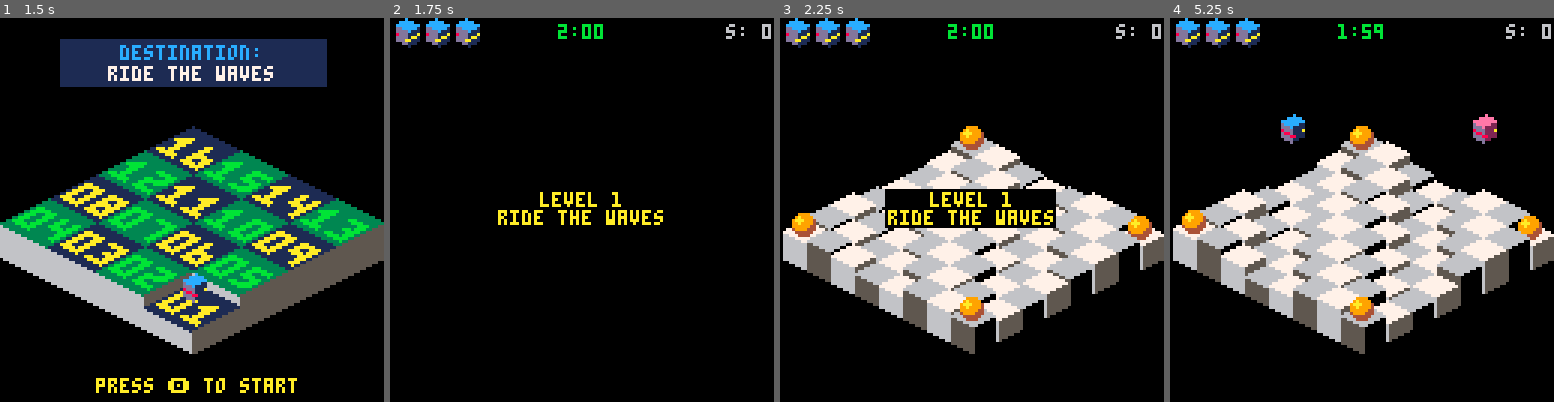
Above: before the commit, frames 1-4 (left to right).
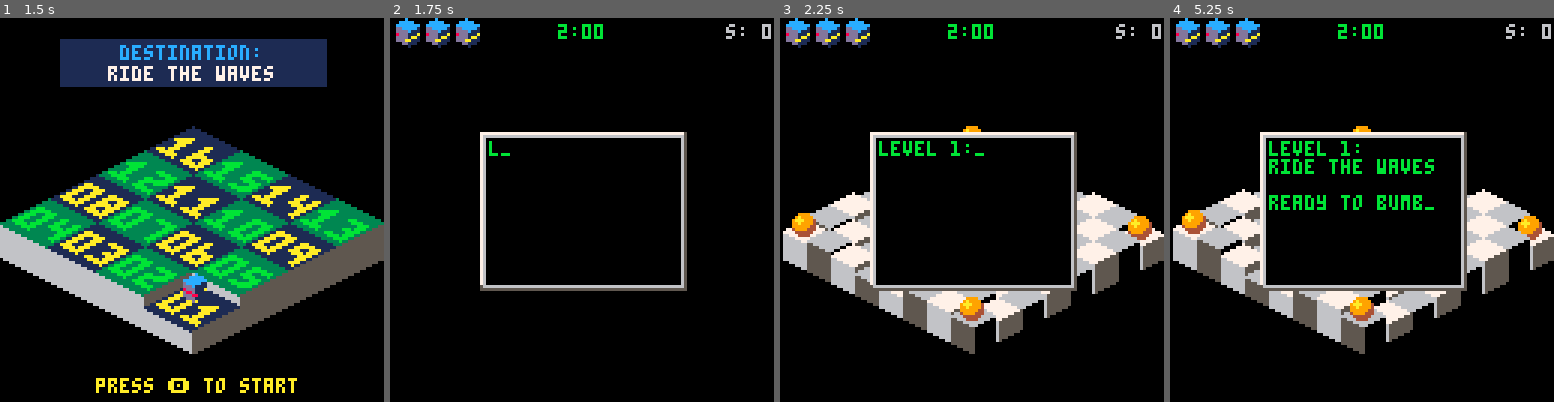
Above: after the commit, the same moments.

Repository: erwinbonsma/BumbleBotsPico8
Game: PICO-8 cartridge rolmops.p8
Two runs of this game, one before a commit and one after it. Both use one fixed random seed, a clock stepped at 60 frames per second and the inputs below.
Inputs:
- Up to frame 1 (1.5 s): tap O (Z key) at 0.7 s
- Up to frame 2 (1.75 s): hold Right from 1.6 s (still down); tap O (Z key) at 1.7 s
- Up to frame 3 (2.25 s): release Right at 2.1 s; tap O (Z key) at 2.1 s; hold Up from 2.15 s (still down)
- Up to frame 4 (5.25 s): release Up at 2.42 s; hold Right 2.47-3.03 s; tap O (Z key) every 0.4 s from 2.5 to 4.9 s; hold Left 3.08-3.58 s; hold Down 3.63-3.97 s; hold Right 4.02-4.68 s; hold Up 4.73-5.03 s; hold Left from 5.08 s (still down)

Frame 1 is identical in both runs. In frame 2, 4.0% of the frame differs, in the area x 23-78%, y 29-72%; in frame 3, 15%; in frame 4, 19%, in the area x 23-86%, y 1-72%.

Commit message:
Improved message box
The message box now resembles an old black/green terminal. Characters are slowly appearing and there's a cursor.

Diff:
--- a/rolmops.p8
+++ b/rolmops.p8
@@ -374,28 +374,61 @@
  printh(msg,"debug.txt")
 end
 
-function message_box(msgs)
- local maxlen=0
- foreach(
-  msgs,
-  function(msg)
-   maxlen=max(#msg,maxlen)
-  end
+function new_message_box()
+ local me={}
+
+ local msgs={}
+ local cursor_idx=0
+
+ me.text=function(
+  new_msgs,append
  )
-
- local y=63-#msgs*3
- rectfill(
-  63-maxlen*2,y,
-  63+maxlen*2,y+#msgs*6,0
- )
-
- for msg in all(msgs) do
-  print(
-   msg,64-#msg*2,y+1,10
-  )
-  y+=6
- end
-end
+  if append then
+   add(msgs,"")
+  else
+   msgs={}
+   cursor_idx=0
+  end
+  for msg in all(new_msgs) do
+   add(msgs,msg)
+  end
+ end
+
+ me.draw=function()
+  rect(30,38,98,90,5)
+  rect(30,38,97,88,7)
+  rect(31,39,97,89,6)
+  rectfill(32,40,96,88,0)
+
+  local y=41
+  local rem_chars=flr(
+   cursor_idx/2
+  )+1
+  for msg in all(msgs) do
+   if rem_chars>0 then
+    local l=min(#msg,rem_chars)
+    print(
+     sub(msg,1,l),33,y,11
+    )
+    rem_chars-=l
+    if rem_chars==0 then
+     cursor_idx+=1
+     if (
+      cursor_idx%2 and l<16
+     ) then
+      print("_",33+l*4,y,11)
+     end
+     l=rem_chars
+    end
+    y+=6
+   end
+  end
+ end
+
+ return me
+end --new_message_box()
+
+msg_box=new_message_box()
 
 function center_print(
  msg,y,col
@@ -2391,7 +2424,6 @@
 
 function die_animation(cause)
  local me={}
- local msg={cause}
 
  local clk=0
 
@@ -2415,12 +2447,14 @@
  end
 
  function me.draw()
-  message_box(msg)
+  msg_box.draw()
  end
 
  lvl.map_model.wave_strength_delta=-1
  lvl:freeze()
 
+ msg_box.text({cause})
+
  return me
 end --die_animation
 
@@ -2428,22 +2462,17 @@
  local me={}
 
  local clk=0
- local msg={
-  "level "..lvl.idx,
-  level_defs[lvl.idx].name
- }
 
  function me.update()
   clk+=1
 
-  if clk==50 then
-   msg={
-    "ready to",
-    "bumble?!"
-   }
-  end
-
-  if clk==100 then
+  if clk==80 then
+   msg_box.text({
+    "ready to bumble?"
+   },true)
+  end
+
+  if clk==140 then
    lvl:start()
    return nil
   end
@@ -2452,8 +2481,13 @@
  end
 
  function me.draw()
-  message_box(msg)
- end
+  msg_box.draw()
+ end
+
+ msg_box.text({
+  "level "..lvl.idx..":",
+  level_defs[lvl.idx].name
+ })
 
  return me
 end --level_start_animation
@@ -2493,10 +2527,7 @@
 
  function me.draw()
   if clk>=20 then
-   message_box({
-    "level done",
-    "bumble on!"
-   })
+   msg_box.draw()
   end
  end
 
@@ -2507,6 +2538,11 @@
  )
  lvl:freeze()
 
+ msg_box.text({
+  "level done",
+  "bumble on!"
+ })
+
  return me
 end --level_done_animation
 
@@ -2514,7 +2550,6 @@
  local me={}
 
  local clk=0
- local msg
 
  function me.update()
   clk+=1
@@ -2524,18 +2559,17 @@
   end
 
   if clk==60 then
-   msg={
+   msg_box.text({
     "score: "..score,
-    "",
     "hiscore: "..hiscore
-   }
+   },true)
   end
 
   return me
  end
 
  function me.draw()
-  message_box(msg)
+  msg_box.draw()
 
   if clk>100 then
    print_await_key("retry")
@@ -2548,14 +2582,16 @@
  maxlevel=max(maxlevel,game.level_num)
  dset(1,maxlevel)
 
+ local msg
  lvl:freeze()
  if game.game_over() then
-  msg={"game over"}
+  msg="game over"
   sfx(2)
  else
-  msg={"end of the line!"}
+  msg="end of the line!"
   sfx(4)
  end
+ msg_box.text({msg})
 
  menuitem(1)
  menuitem(2)
